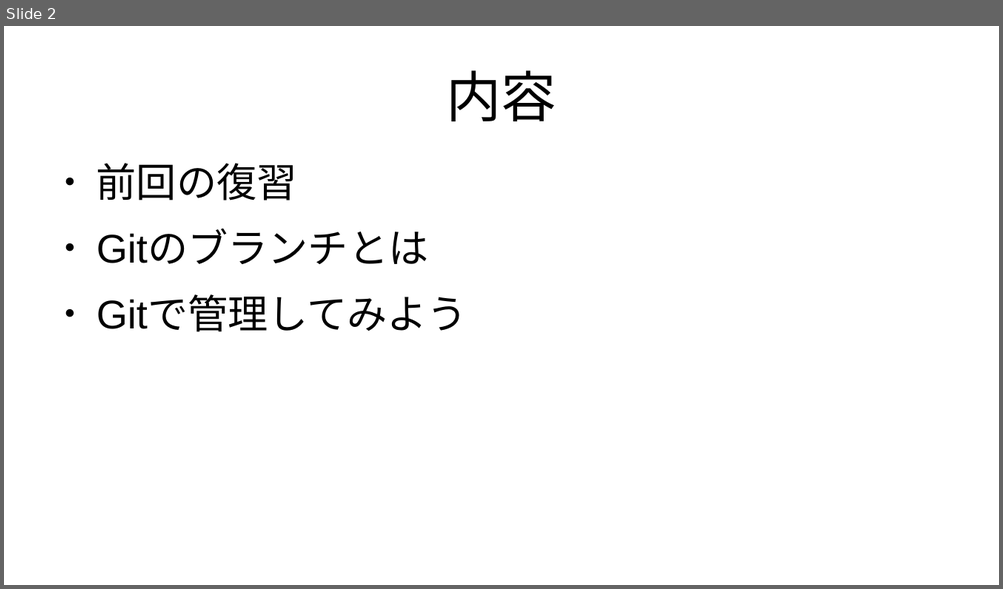
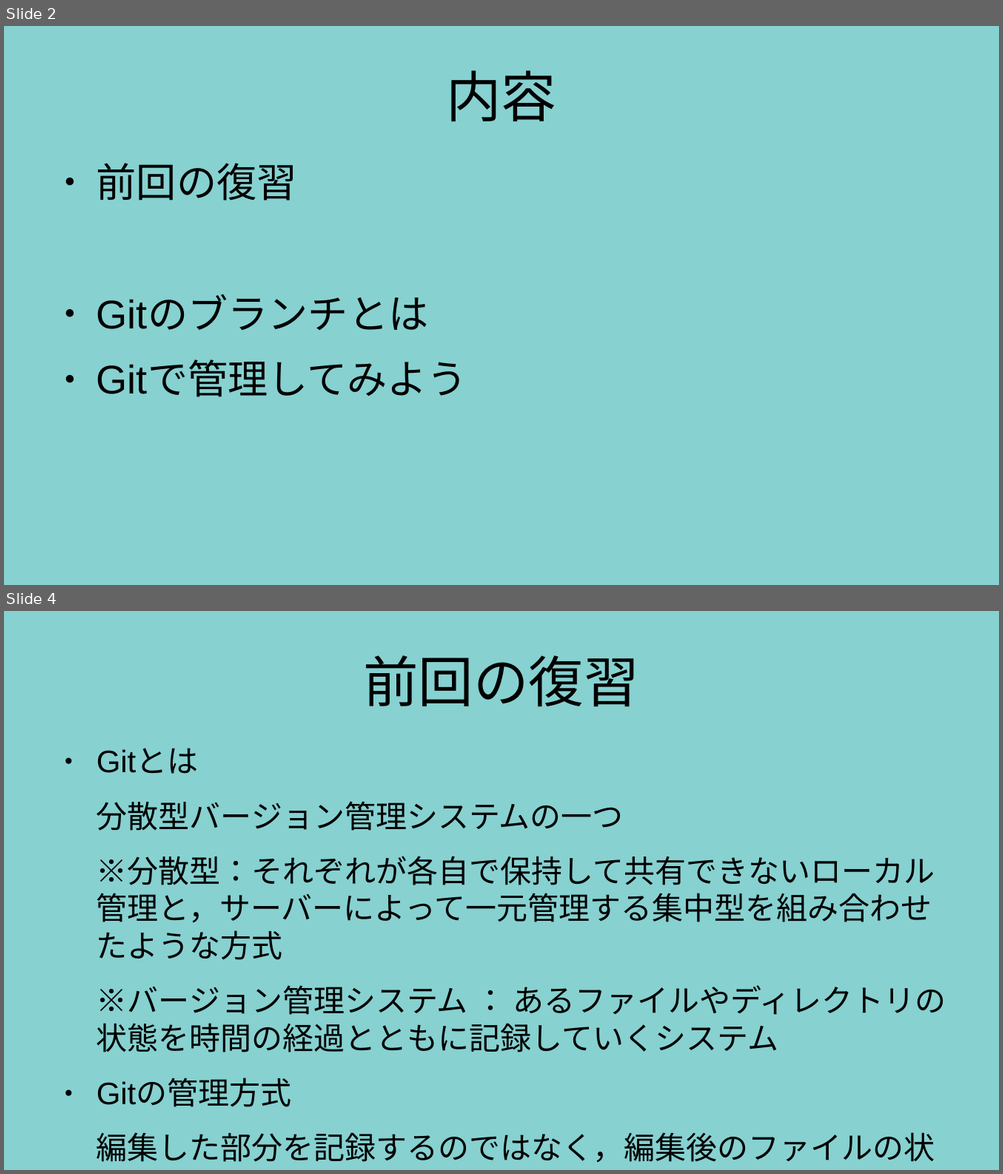
Before and after one commit to m17saitou/NMC-Git-Education, a slide deck: GitEducation02.odp. Shown one above the other, each under a label of ours: slide 2 before the commit, slides 2 and 4 after it; the slides between them are not shown. The pictures are 1003x589 and 1003x1174 pixels, drawn with LibreOffice and Linux fonts; fonts in the diff are those of the drawing. Boxes give left, top, right and bottom in pixels: in the first picture for what was removed or moved away, otherwise in the second. Text is boxed around its words. In the diff, an @@ line names an element or a change of style, - is before the commit and + after.

Commit message:
Add:Pdfファイルと，完成版スライドデータ

```diff
--- a/GitEducation02.odp
+++ b/GitEducation02.odp
@@ slide 4 added at (x1=4, y1=611, x2=999, y2=1170), background #87D1D1 @@
@@ title added at (x1=363, y1=655, x2=638, y2=706), 44 pt, text #000000 @@
+前回の復習
@@ text added at (x1=96, y1=748, x2=946, y2=1163), 24.8 pt, text #000000 @@
+● Gitとは
+分散型バージョン管理システムの一つ
+※分散型：それぞれが各自で保持して共有できないローカル管理と，サーバーによって一元管理する集中型を組み合わせたような方式
+※バージョン管理システム ： あるファイルやディレクトリの状態を時間の経過とともに記録していくシステム
+● Gitの管理方式
+編集した部分を記録するのではなく，編集後のファイルの状態を記録していく．
@@ slide 2 changed as well @@
@@ background #FFFFFF to #87D1D1 @@
@@ text "前回の復習" rewrapped from (x1=96, y1=163, x2=467, y2=332) to (x1=96, y1=163, x2=467, y2=397) @@
```
Also in this commit, not shown: 1 other slide changed, 7 other slides added, 1 other file.
